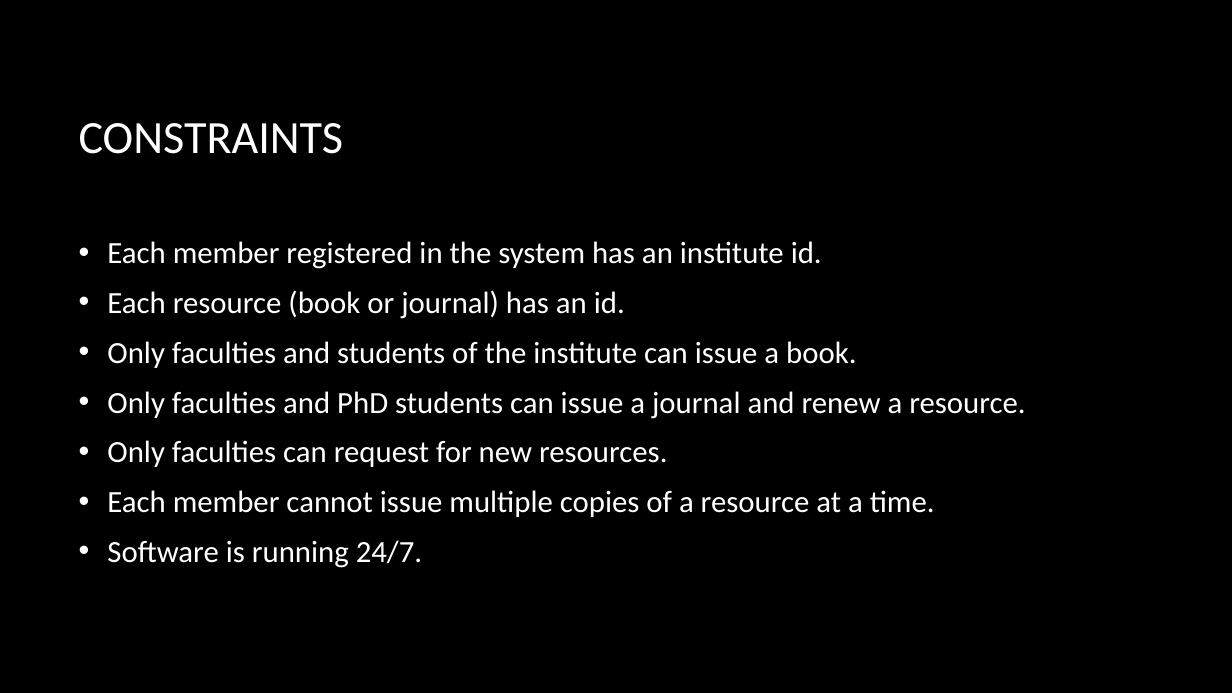
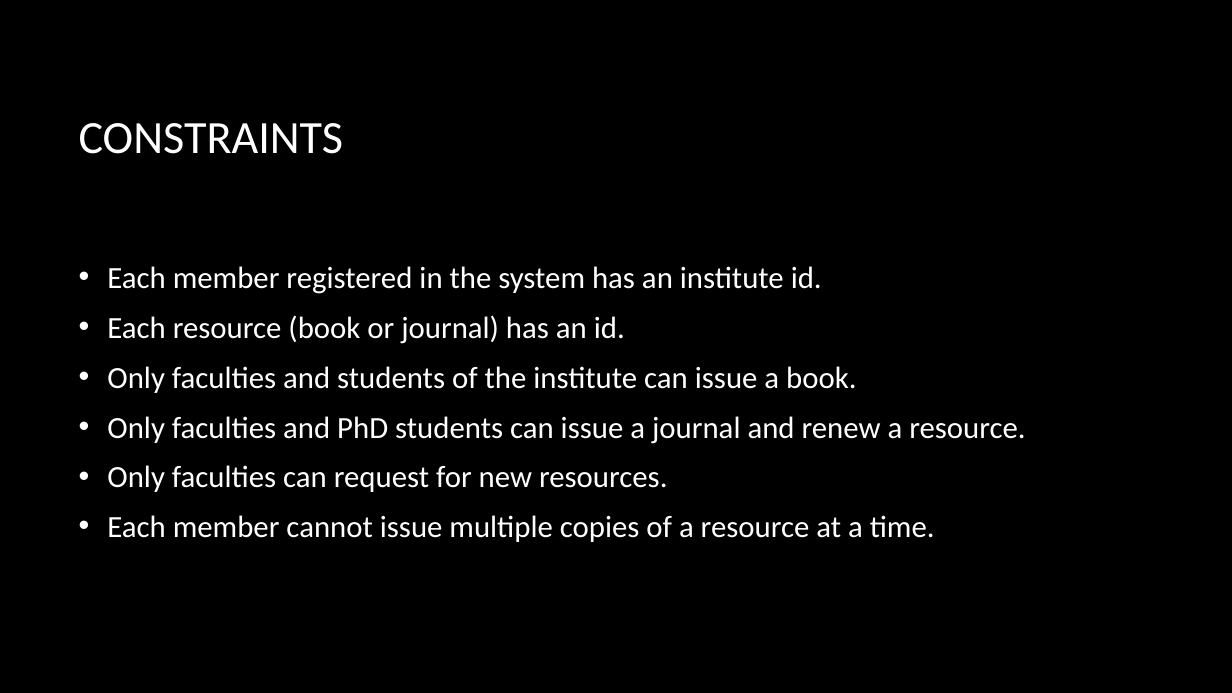
Before and after one commit to shah-anurag/Library-Management, a slide deck: slide 3 of srs-10-ppt.pptx. Drawn at 1232x693 pixels with LibreOffice and Linux fonts; fonts in the diff are those of the drawing; background and template pictures are left out. Boxes give left, top, right and bottom in pixels: in the first picture for what was removed or moved away, otherwise in the second. Text is boxed around its words. In the diff, an @@ line names an element or a change of style, - is before the commit and + after.

Commit message:
final ppt

```diff
--- a/srs-10-ppt.pptx
+++ b/srs-10-ppt.pptx
@@ text at [107,540,422,568]: paragraph removed @@
-• Software is running 24/7.
```
Also in this commit, not shown: 8 slides added, 6 slides removed.
